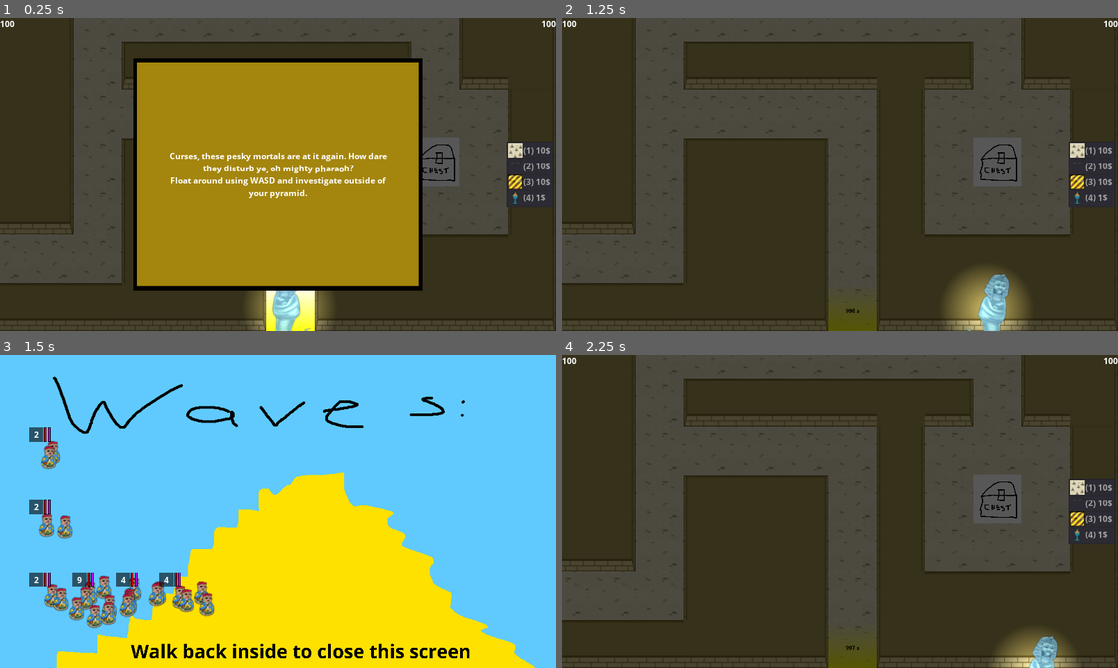
Above: before the commit, frames 1-4 (two rows, left to right).
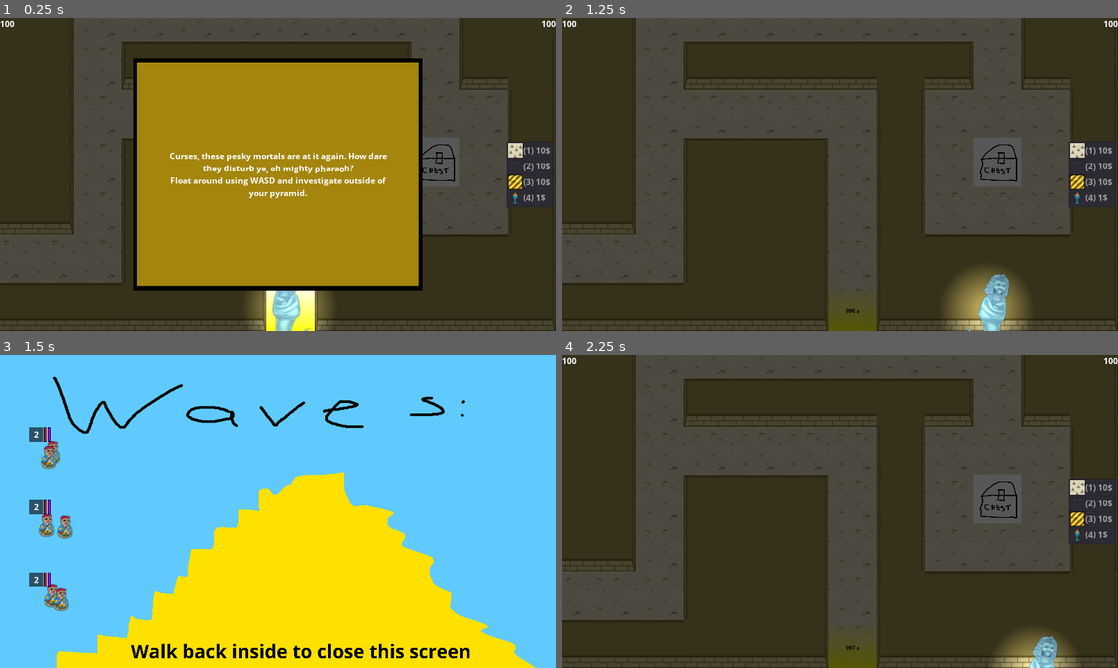
Above: after the commit, the same moments.

Repository: Solid-Squid-Contingent/LD-48
Game: Godot game, scene res://scenes/Game.tscn
Two runs of this game, one before a commit and one after it. Both use one fixed random seed, a clock stepped at 60 frames per second and the inputs below.
Inputs (mouse positions are in pixels of both pictures, inside the frame that each line leads up to):
- Up to frame 1 (0.25 s): no input
- Up to frame 2 (1.25 s): tap Enter at 0.5 s; move the mouse to (962, 158) at 0.52 s; hold D (right) from 0.53 s (still down); hold Right mouse button (interact) from 0.53 s (still down); click (962, 158) at 0.67 s
- Up to frame 3 (1.5 s): move the mouse to (166, 527) at 1.27 s; release D (right) at 1.28 s; release Right mouse button (interact) at 1.28 s; hold S (down) from 1.28 s (still down); click (166, 527) at 1.35 s
- Up to frame 4 (2.25 s): right-click (728, 527) at 1.55 s; tap Space at 2 s; move the mouse to (895, 442) at 2.02 s; release S (down) at 2.03 s; hold D (right) from 2.03 s (still down); hold Right mouse button (interact) from 2.03 s (still down)

Frames 1-2 are identical in both runs. In frame 3, 2.4% of the frame differs, in the area x 12-39%, y 69-88%; in frame 4, nothing differs.

Commit message:
Add additional wave to tutorial

Diff:
--- a/scripts/EnemySpawner.gd
+++ b/scripts/EnemySpawner.gd
@@ -62,6 +62,7 @@
 
 	generateFirstWave()
 	generateFirstWave()
+	generateFirstWave()
 	generateWave([enemyTypes[0]], 0)
 
 func unremoveable():
@@ -119,7 +120,7 @@
 	get_parent().call_deferred("add_child", enemy)
 	enemy.call_deferred("updateLevel")
 	enemyCount += 1
-	enemy.connect("groupDied", self, "enemyGroupDied")
+	enemy.connect("tree_exiting", self, "enemyGroupDied")
 
 	for stat in enemy.individualStats:
 		showEnemyInfoIfNeeded(enemyTypes.find(stat))
--- a/scripts/WaveScreen.gd
+++ b/scripts/WaveScreen.gd
@@ -20,6 +20,8 @@
 			container.add_child(enemy)
 			enemyIndex += 1
 		waveIndex += 1
+		if waveIndex >= 3:
+			break
 
 func _input(event):
 	if visible and event is InputEventKey and event.pressed and !event.echo:
